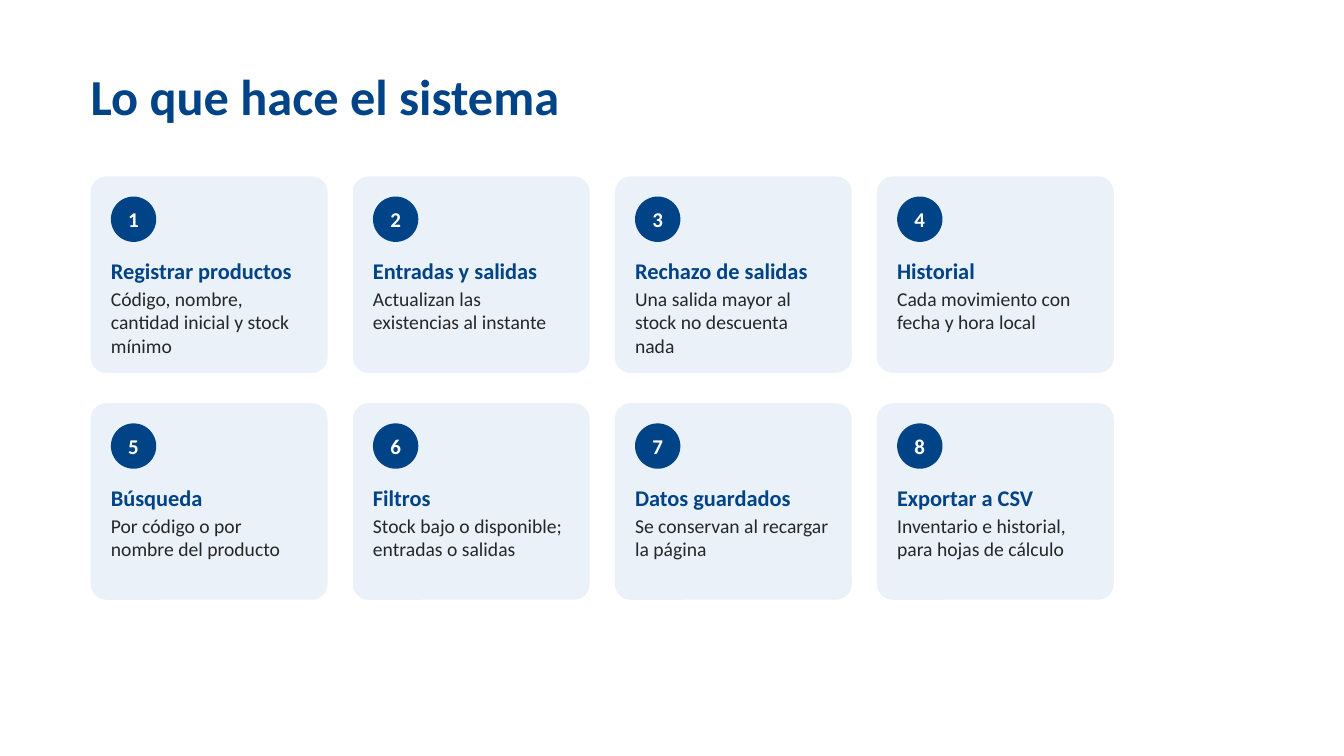
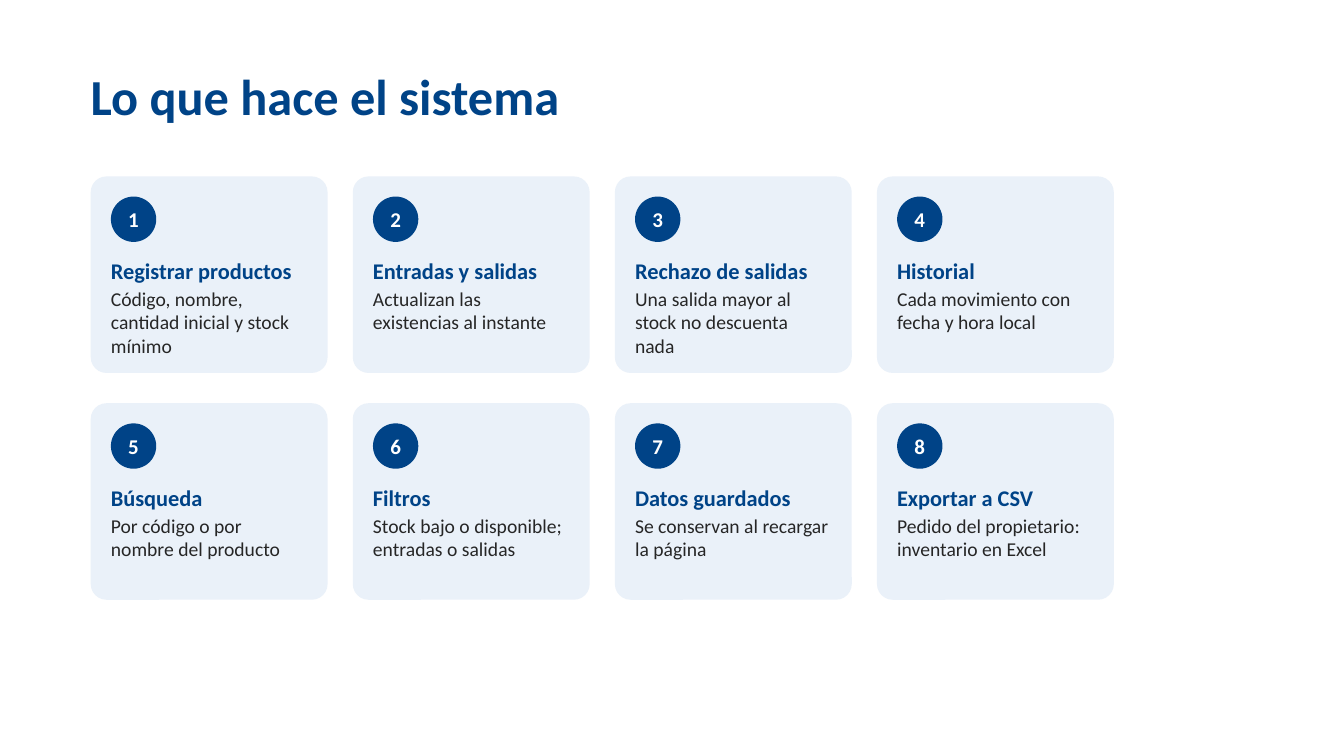
Before and after one commit to steveenbaez1-collab/ProyectoPapeler-a, a slide deck: slide 4 of docs/entrega-final/Sustentacion_Inventario_Papeleria.pptx (slide 3 before the commit). Drawn at 1344x756 pixels with LibreOffice and Linux fonts; fonts in the diff are those of the drawing; background and template pictures are left out. Boxes give left, top, right and bottom in pixels: in the first picture for what was removed or moved away, otherwise in the second. Text is boxed around its words. In the diff, an @@ line names an element or a change of style, - is before the commit and + after.

```diff
--- a/docs/entrega-final/Sustentacion_Inventario_Papeleria.pptx
+++ b/docs/entrega-final/Sustentacion_Inventario_Papeleria.pptx
@@ text at [897, 519, 1079, 556]: text changed @@
-Inventario e historial, para hojas de cálculo
+Pedido del propietario: inventario en Excel
```
Also in this commit, not shown: 3 other slides changed, 3 slides added.
